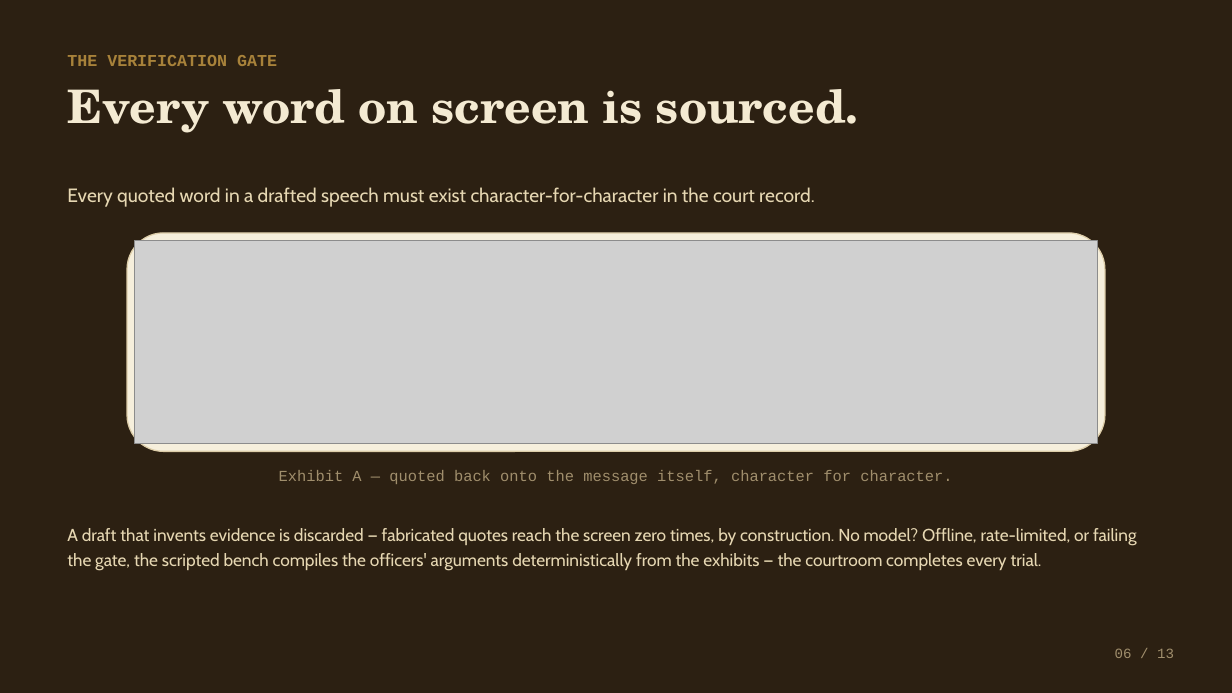
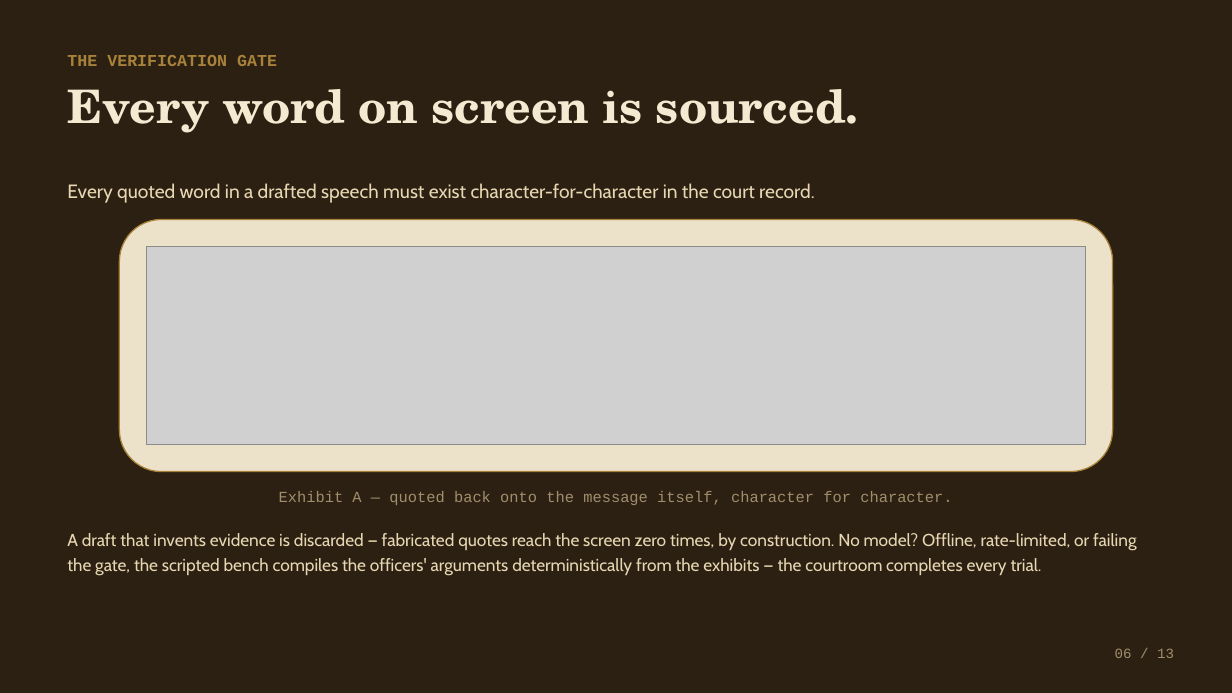
Before and after one commit to JinYi123456/gavel, a slide deck: slide 6 of submission/GAVEL-pitch.pptx. Drawn at 1232x693 pixels with LibreOffice and Linux fonts; fonts in the diff are those of the drawing; grey boxes stand for pictures. Boxes give left, top, right and bottom in pixels: in the first picture for what was removed or moved away, otherwise in the second. Text is boxed around its words. In the diff, an @@ line names an element or a change of style, - is before the commit and + after.

Commit message:
GAVEL: the exhibit gets its rounded corners back — seamless parchment card

```diff
--- a/submission/GAVEL-pitch.pptx
+++ b/submission/GAVEL-pitch.pptx
@@ text "Every quoted word in a ...": place and size @@
-text "Every quoted word in a ..." at (67,187,814,207)
+text "Every quoted word in a ..." at (67,183,814,203)
@@ rounded rectangle: place and size @@
-rounded rectangle at (128,233,1105,451)
+rounded rectangle at (119,220,1113,472)
@@ rounded rectangle at (119,220,1113,472): fill #F6EFDC to #ECE1C9; outline #DDCDA9 1 pt to #A8823A 1 pt @@
@@ picture: place and size @@
-picture at (135,240,1098,444)
+picture at (146,247,1086,445)
@@ text "Exhibit A — quoted back ...": place and size @@
-text "Exhibit A — quoted back ..." at (279,470,952,484)
+text "Exhibit A — quoted back ..." at (279,491,952,505)
@@ text "A draft that invents evidence ...": place and size @@
-text "A draft that invents evidence ..." at (67,528,1137,570)
+text "A draft that invents evidence ..." at (67,533,1137,576)
```
